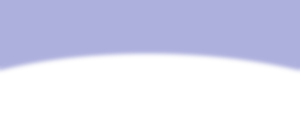
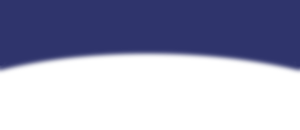
The second w=300, h=130 image is a revision of the first. Changes to its layers:
painted on "Layer 0" over [0, 0, 300, 74]
